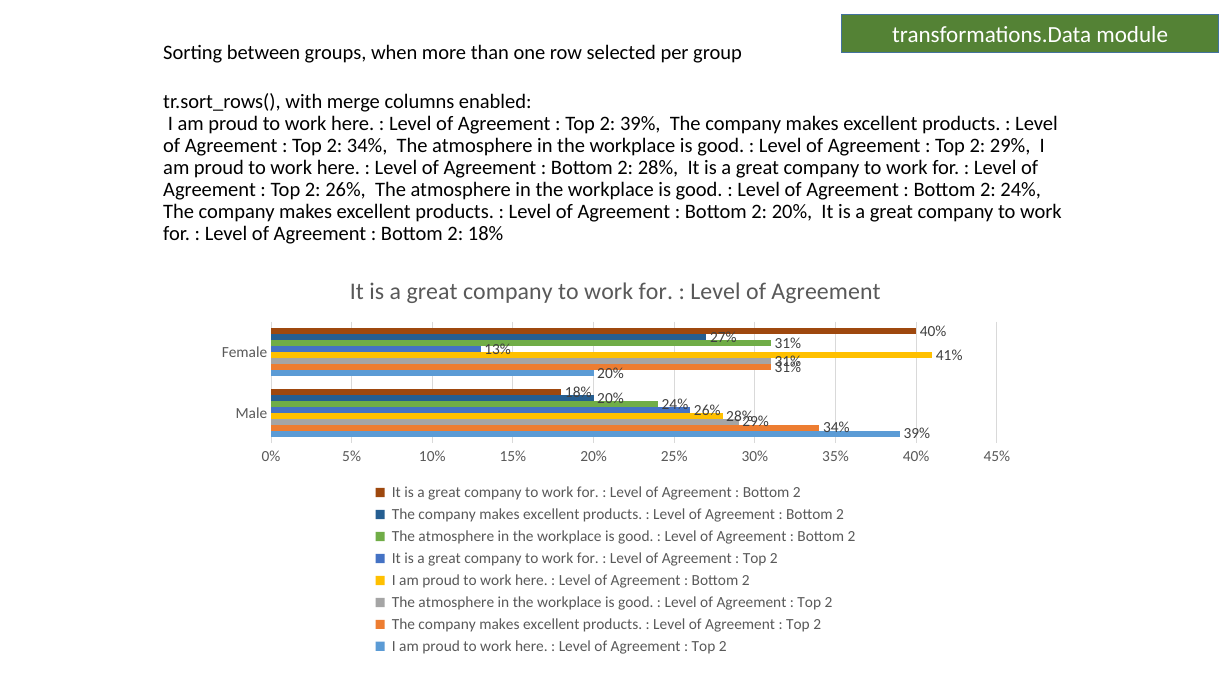
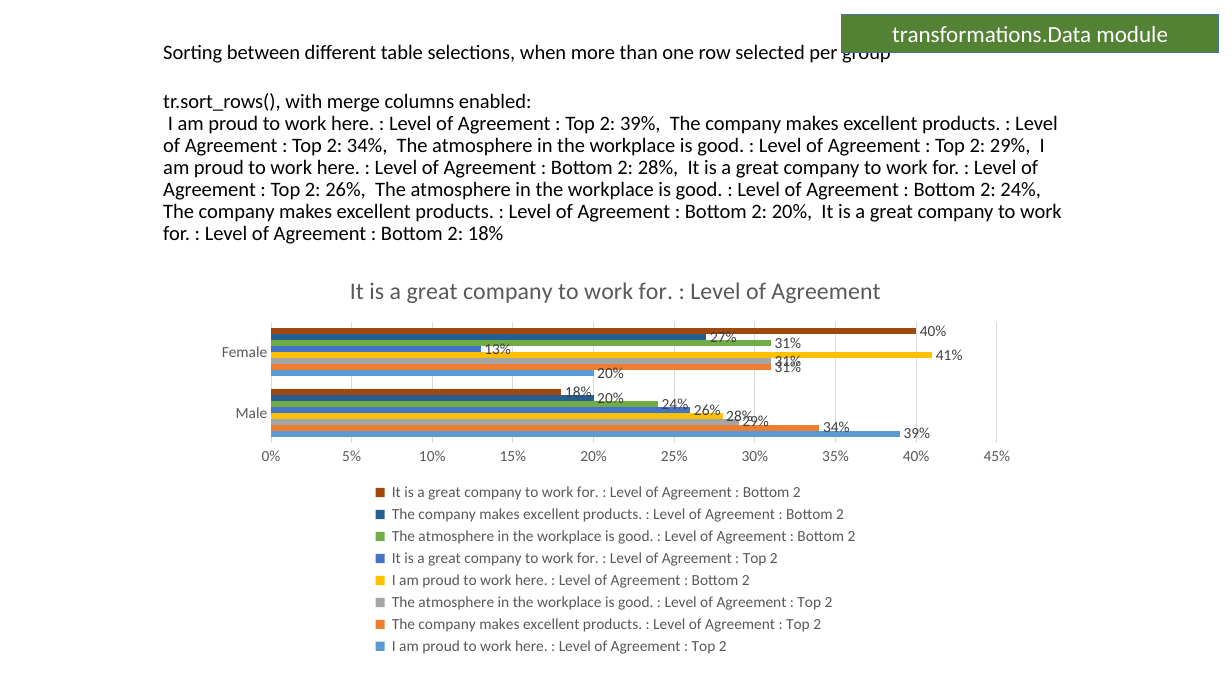
Before and after one commit to Collette-Curson/forgetdata_Slides_modules, a slide deck: slide 58 of Scripts/test_manual_transformations_known_good_results.pptx. Drawn at 1232x693 pixels with LibreOffice and Linux fonts; fonts in the diff are those of the drawing. Boxes give left, top, right and bottom in pixels: in the first picture for what was removed or moved away, otherwise in the second. Text is boxed around its words. In the diff, an @@ line names an element or a change of style, - is before the commit and + after.

Commit message:
Update to include additional sorting examples with groups from one table

```diff
--- a/Scripts/test_manual_transformations_known_good_results.pptx
+++ b/Scripts/test_manual_transformations_known_good_results.pptx
@@ title at (x1=163, y1=44, x2=1062, y2=244): text changed @@
-Sorting between groups, when more than one row selected per group
-tr.sort_rows(), with merge columns enabled:
-I am proud to work here. : Level of Agreement : Top 2: 39%, The company makes excellent products. : Level of Agreement : Top 2: 34%, The atmosphere in the workplace is good. : Level of Agreement : Top 2: 29%, I am proud to work here. : Level of Agreement : Bottom 2: 28%, It is a great company to work for. : Level of Agreement : Top 2: 26%, The atmosphere in the workplace is good. : Level of Agreement : Bottom 2: 24%, The company makes excellent products. : Level of Agreement : Bottom 2: 20%, It is a great company to work for. : Level of Agreement : Bottom 2: 18%
+Sorting between different table selections, when more than one row selected per group
+tr.sort_rows(), with merge columns enabled:
+I am proud to work here. : Level of Agreement : Top 2: 39%, The company makes excellent products. : Level of Agreement : Top 2: 34%, The atmosphere in the workplace is good. : Level of Agreement : Top 2: 29%, I am proud to work here. : Level of Agreement : Bottom 2: 28%, It is a great company to work for. : Level of Agreement : Top 2: 26%, The atmosphere in the workplace is good. : Level of Agreement : Bottom 2: 24%, The company makes excellent products. : Level of Agreement : Bottom 2: 20%, It is a great company to work for. : Level of Agreement : Bottom 2: 18%
```
Also in this commit, not shown: 3 other slides changed, 2 slides added.
